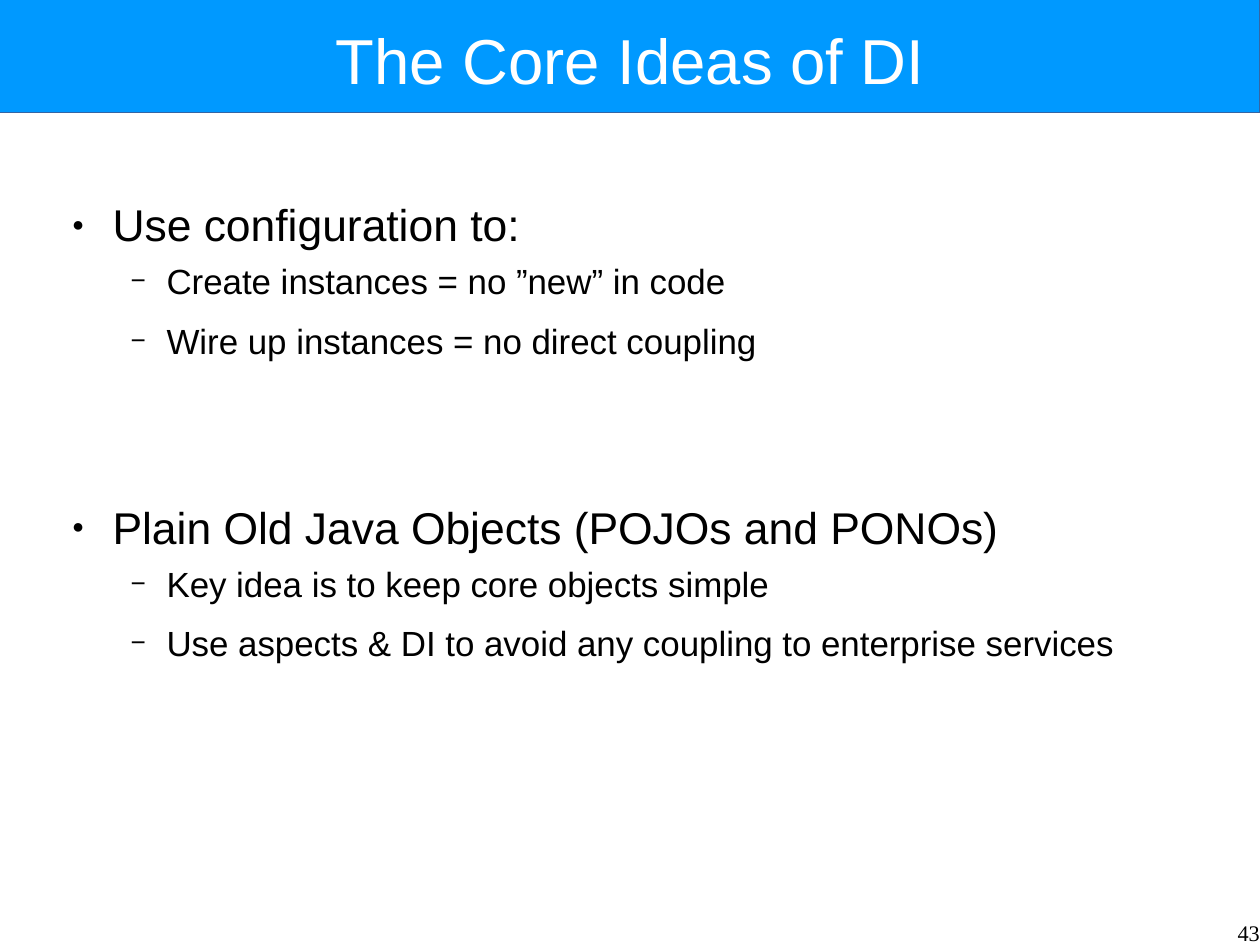
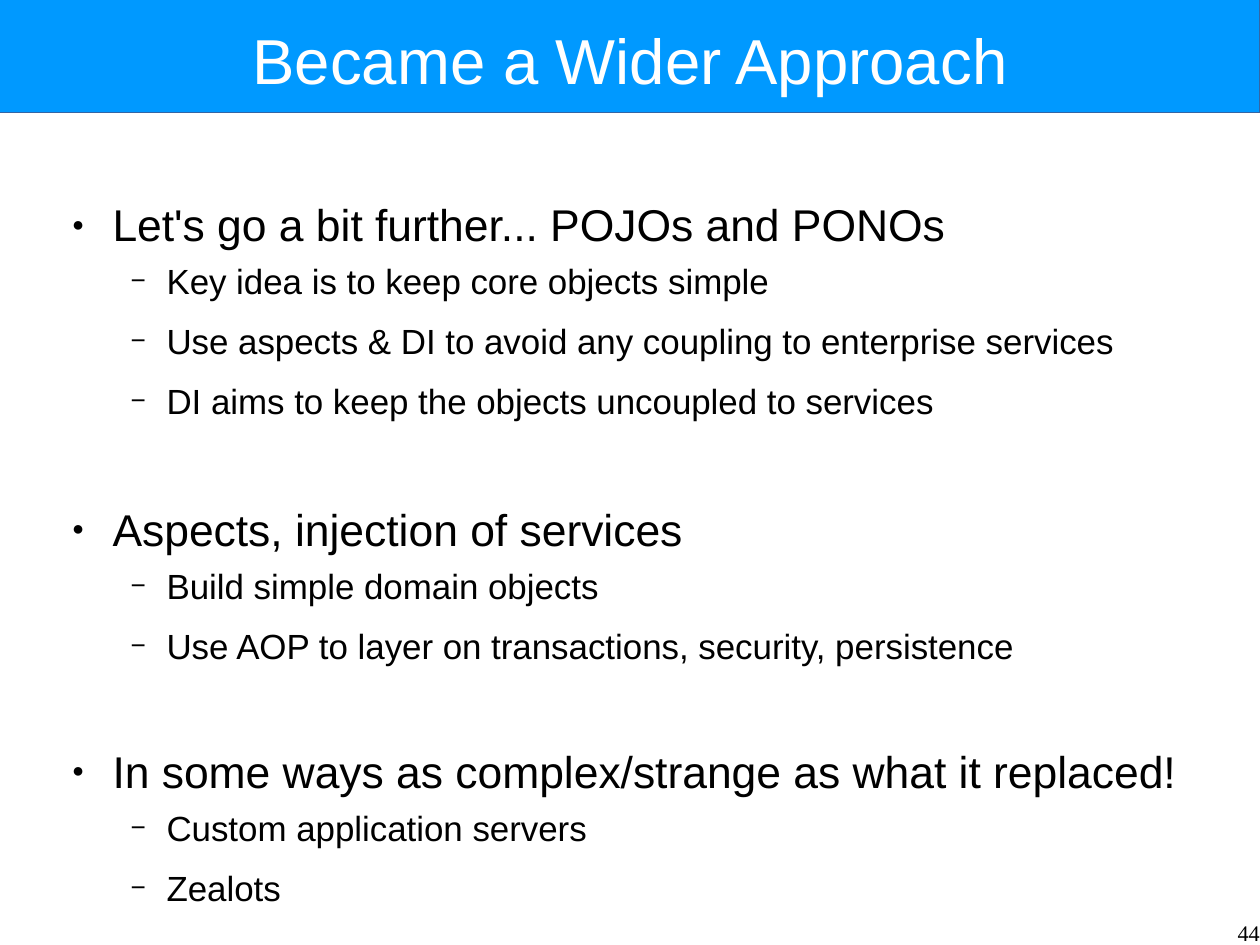
Before and after one commit to Intrinsarc/intrinsarc-evolve, a slide deck: slide 44 of Academic Work/lectures/components.odp (slide 43 before the commit). Drawn at 1260x945 pixels with LibreOffice and Linux fonts; fonts in the diff are those of the drawing. Boxes give left, top, right and bottom in pixels: in the first picture for what was removed or moved away, otherwise in the second. Text is boxed around its words. In the diff, an @@ line names an element or a change of style, - is before the commit and + after.

Commit message:
working on components lecture

```diff
--- a/Academic Work/lectures/components.odp
+++ b/Academic Work/lectures/components.odp
@@ title at box(253, 38, 1008, 96): text changed @@
-The Core Ideas of DI
+Became a Wider Approach
@@ text at box(113, 208, 945, 251): text changed; size 22 to 28 pt @@
-● Use configuration to:
-  − Create instances = no ”new” in code
-  − Wire up instances = no direct coupling
-● Plain Old Java Objects (POJOs and PONOs)
+● Let's go a bit further... POJOs and PONOs
@@ text at box(113, 388, 1176, 902): paragraphs added @@
+  − DI aims to keep the objects uncoupled to services
+● Aspects, injection of services
+  − Build simple domain objects
+  − Use AOP to layer on transactions, security, persistence
+● In some ways as complex/strange as what it replaced!
+  − Custom application servers
+  − Zealots
@@ page number at box(1238, 926, 1260, 941): text changed @@
-43
+44
```
Also in this commit, not shown: 3 other slides changed, 10 slides added, 10 slides removed, 1 other file.
